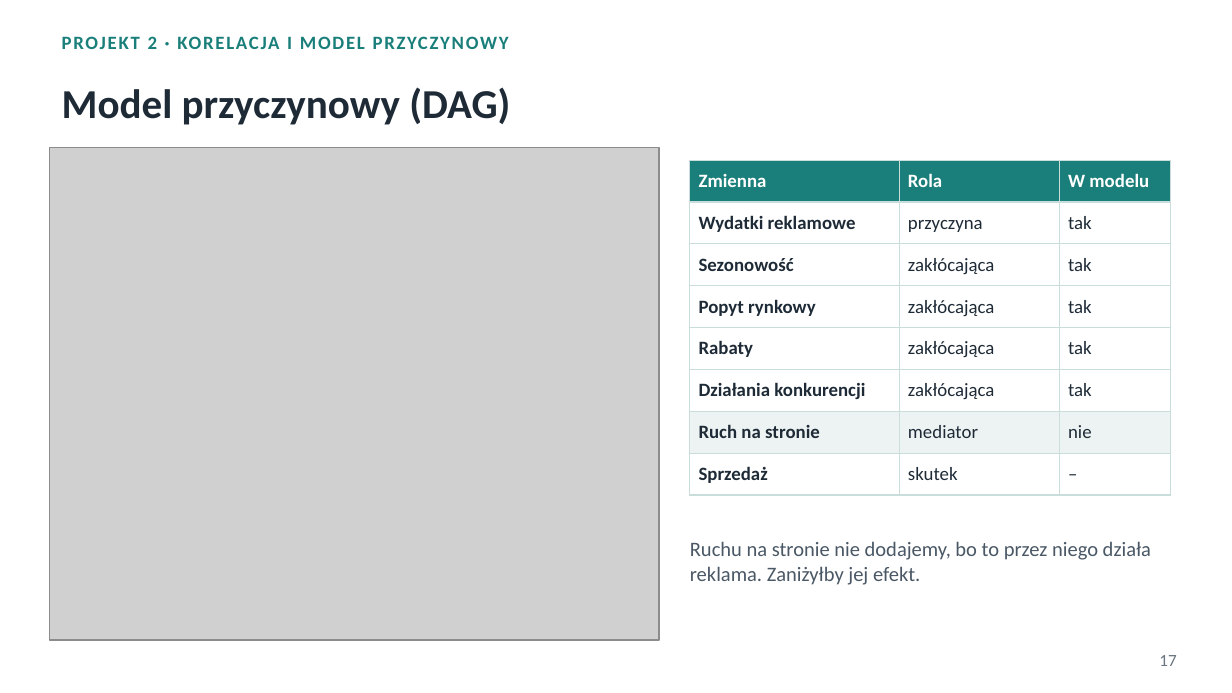
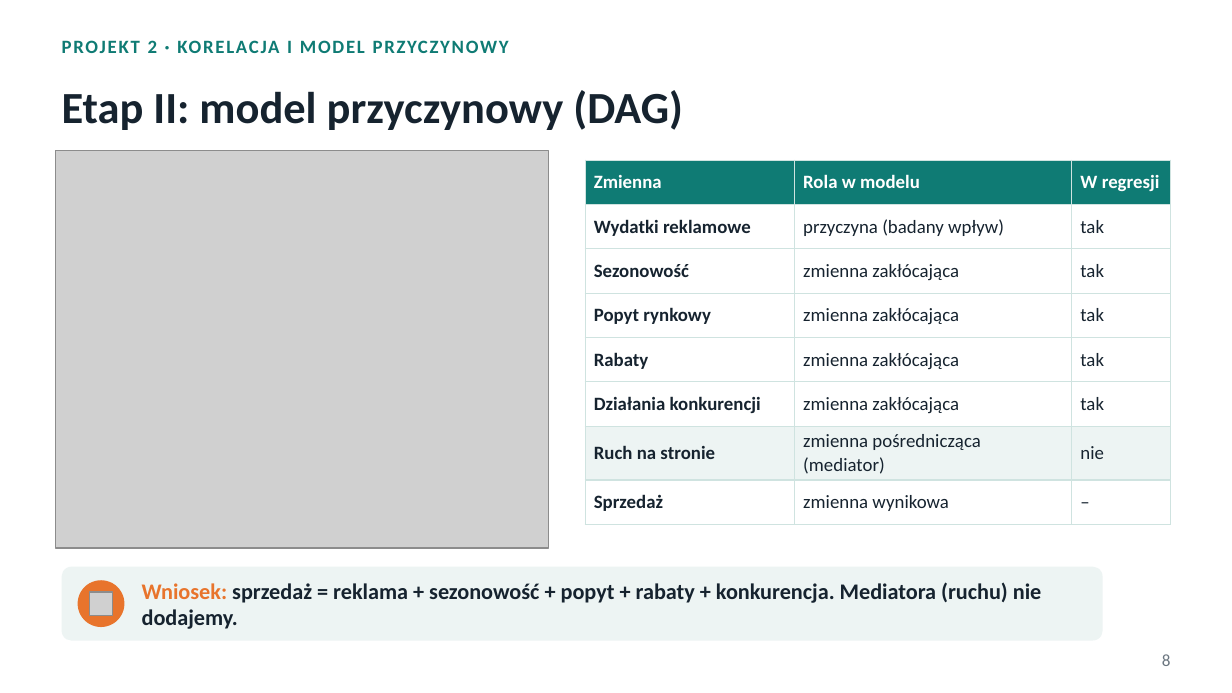
Before and after one commit to ploiu123/praca, a slide deck: slide 8 of prezentacja/Podstawy_analityki_projekty.pptx (slide 17 before the commit). Drawn at 1232x693 pixels with LibreOffice and Linux fonts; fonts in the diff are those of the drawing; grey boxes stand for pictures. Boxes give left, top, right and bottom in pixels: in the first picture for what was removed or moved away, otherwise in the second. Text is boxed around its words. In the diff, an @@ line names an element or a change of style, - is before the commit and + after.

```diff
--- a/prezentacja/Podstawy_analityki_projekty.pptx
+++ b/prezentacja/Podstawy_analityki_projekty.pptx
@@ text "PROJEKT 2 · KORELACJA I ..." at [62, 40, 509, 53]: text colour #1A7F7A to #0F7B74 @@
@@ title at [62, 90, 682, 130]: text changed; size 24 to 26 pt; text colour #1E2B37 to #16232F @@
-Model przyczynowy (DAG)
+Etap II: model przyczynowy (DAG)
@@ picture: place and size @@
-picture at [49, 148, 659, 639]
+picture at [55, 150, 548, 548]
@@ table at [585, 160, 1170, 515] @@
-row 1, column 2: Rola
+row 1, column 2: Rola w modelu
-row 1, column 3: W modelu
+row 1, column 3: W regresji
-row 2, column 2: przyczyna
+row 2, column 2: przyczyna (badany wpływ)
-row 3, column 2: zakłócająca
+row 3, column 2: zmienna zakłócająca
-row 4, column 2: zakłócająca
+row 4, column 2: zmienna zakłócająca
-row 5, column 2: zakłócająca
+row 5, column 2: zmienna zakłócająca
-row 6, column 2: zakłócająca
+row 6, column 2: zmienna zakłócająca
-row 7, column 2: mediator
+row 7, column 2: zmienna pośrednicząca (mediator)
-row 8, column 2: skutek
+row 8, column 2: zmienna wynikowa
@@ fill #1A7F7A to #0F7B74 in row 1 @@
@@ fill #EDF3F2 to #EDF4F3 in row 7 @@
@@ text colour #1E2B37 to #16232F in "Wydatki reklamowe", "tak", "Sezonowość", "tak" and 10 more places @@
@@ borders changed @@
@@ table: place and size @@
-table at [690, 160, 1170, 487]
+table at [585, 160, 1170, 515]
@@ rounded rectangle added at [62, 567, 1103, 641], fill #EDF4F3 @@
@@ text removed at [690, 541, 1151, 585] @@
-Ruchu na stronie nie dodajemy, bo to przez niego działa reklama. Zaniżyłby jej efekt.
@@ ellipse added at [78, 580, 124, 627], fill #E8742C @@
@@ picture added at [89, 591, 112, 615] @@
@@ text added at [142, 582, 1042, 629], 13 pt, text #16232F, bold @@
+Wniosek: sprzedaż = reklama + sezonowość + popyt + rabaty + konkurencja. Mediatora (ruchu) nie dodajemy.
@@ page number removed at [1159, 655, 1176, 666] @@
-17
@@ page number added at [1162, 654, 1171, 666], 10 pt, text #6B7680 @@
+8
```
Also in this commit, not shown: 24 other slides changed, 10 slides added, 12 slides removed, 4 other files.
